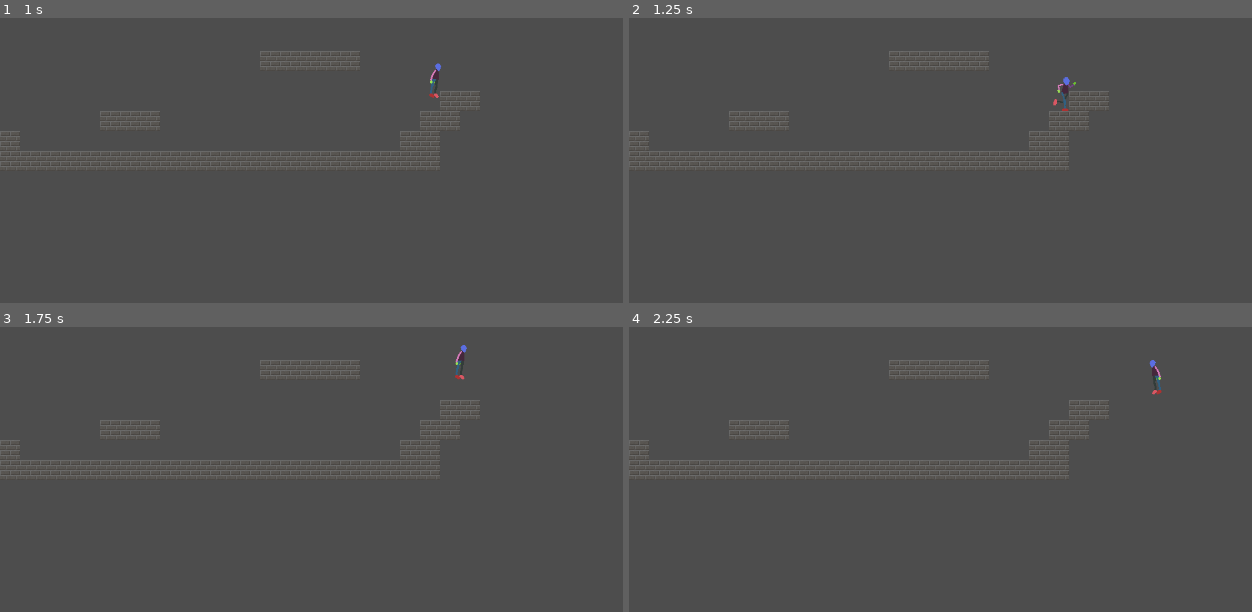
Above: before the commit, frames 1-4 (two rows, left to right).
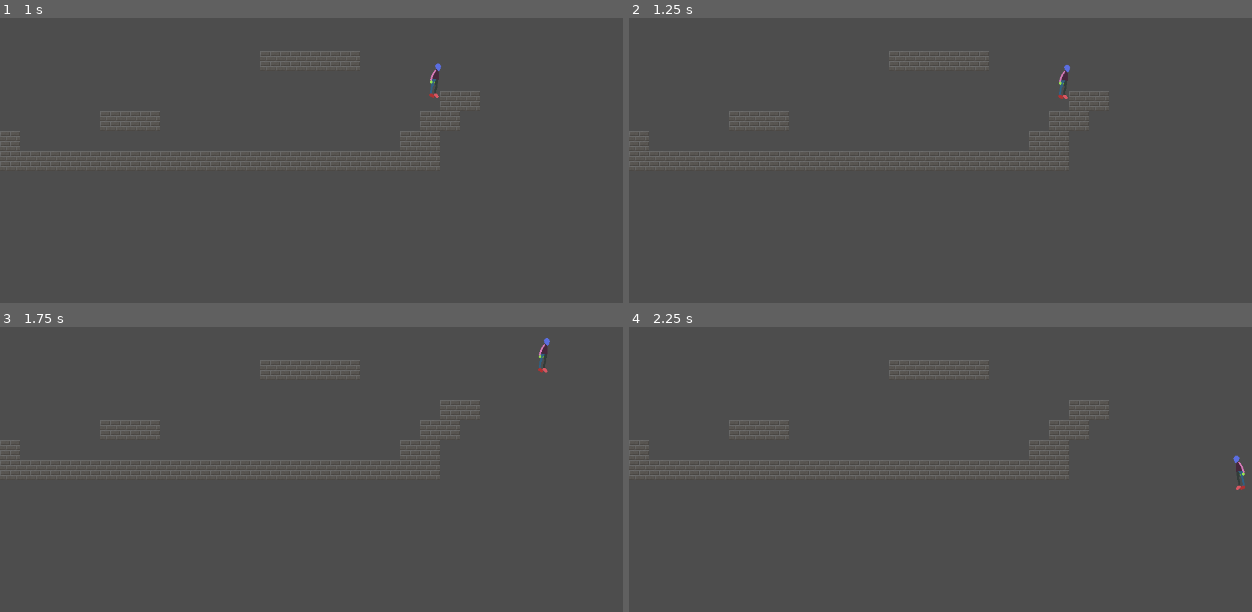
Above: after the commit, the same moments.

Repository: bhansconnect/head-smash
Game: Godot game, scene res://main.tscn
Same seed, same stepped clock (60 frames per second), same inputs: the game is played once before the commit and once after it.
Inputs:
- Up to frame 1 (1 s): tap Enter at 0.5 s; hold D (right) from 0.53 s (still down); hold Space (jump) from 0.53 s (still down)
- Up to frame 2 (1.25 s): keep holding D (right); keep holding Space (jump)
- Up to frame 3 (1.75 s): keep holding D (right); release Space (jump) at 1.28 s; tap S (crouch) at 1.35 s; tap Space (jump) at 1.52, 1.55 s
- Up to frame 4 (2.25 s): tap Space (jump) at 1.82 s; release D (right) at 2.03 s; hold A (left) from 2.03 s (still down); hold Space (jump) from 2.03 s (still down)

Frame 1 is identical in both runs. In frame 2, 0.2% of the frame differs, in the area x 68-72%, y 16-33%; in frame 3, 0.2%; in frame 4, 0.2%, in the area x 83-99%, y 11-58%.

Commit message:
more control cleanup

Diff:
--- a/player.gd
+++ b/player.gd
@@ -25,24 +25,26 @@
 	var last_state = state
 	state = next_state(state)
 
+	var direction = Input.get_axis("left", "right")
+
 	match (state):
 		State.WALK:
 			apply_gravity(delta)
-			apply_x_movement(WALK_SPEED)
+			apply_x_movement(WALK_SPEED, direction)
 			if velocity.x != 0:
 				_animation_player.play("run")
 			else:
 				_animation_player.play("idle")
 		State.CROUCH:
 			apply_gravity(delta)
-			apply_x_movement(CROUCH_SPEED)
+			apply_x_movement(CROUCH_SPEED, direction)
 			if velocity.x != 0:
 				_animation_player.play("crouch-walk")
 			else:
 				_animation_player.play("crouch-idle")
 		State.JUMP:
 			apply_gravity(delta)
-			apply_x_movement(WALK_SPEED)
+			apply_x_movement(WALK_SPEED, direction)
 			if last_state != State.JUMP:
 				var jump_animation = "crouch-jump" if last_state == State.CROUCH else "jump"
 				velocity.y = JUMP_VELOCITY
@@ -50,17 +52,18 @@
 				_animation_player.seek(0.5, true)
 		State.FALL:
 			apply_gravity(delta)
-			apply_x_movement(WALK_SPEED)
+			apply_x_movement(WALK_SPEED, direction)
+			# TODO: Add all animation.
 			pass
 
 	move_and_slide()
-	handle_sprite_flip()
+	handle_sprite_flip(direction)
 
 func next_state(current_state):
 	var is_on_floor = is_on_floor()
 	var crouch = Input.is_action_pressed("crouch")
 	# TODO: Add coyote timing and pre jump
-	var jump = Input.is_action_just_pressed("jump")
+	var jump = Input.is_action_pressed("jump")
 	match current_state:
 		State.JUMP:
 			if velocity.y >= 0:
@@ -93,8 +96,7 @@
 					return State.WALK
 			return State.FALL
 
-func apply_x_movement(speed):
-	var direction = Input.get_axis("left", "right")
+func apply_x_movement(speed, direction):
 	if direction:
 		velocity.x = move_toward(velocity.x, direction * speed, ACCELERATION)
 	else:
@@ -104,7 +106,12 @@
 	if not is_on_floor():
 		velocity.y += GRAVITY * delta
 
-func handle_sprite_flip():
+func handle_sprite_flip(direction):
+	if velocity.x == 0:
+		if direction < 0:
+			_sprite2d.scale.x = -1
+		elif direction > 0:
+			_sprite2d.scale.x = 1
 	if velocity.x < 0:
 		_sprite2d.scale.x = -1
 	elif velocity.x > 0:
